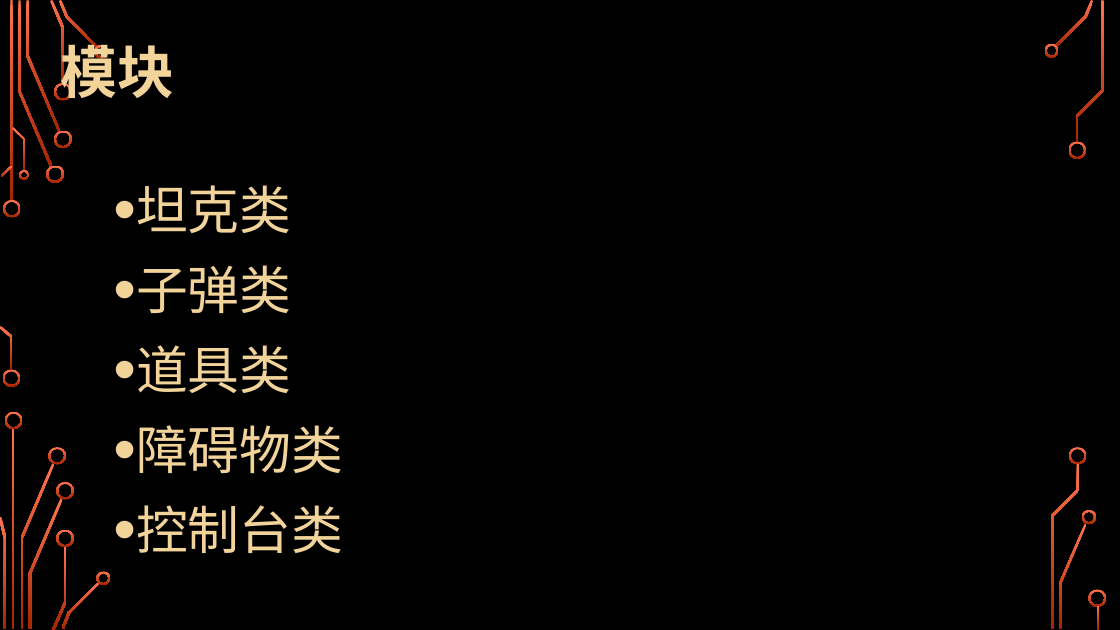
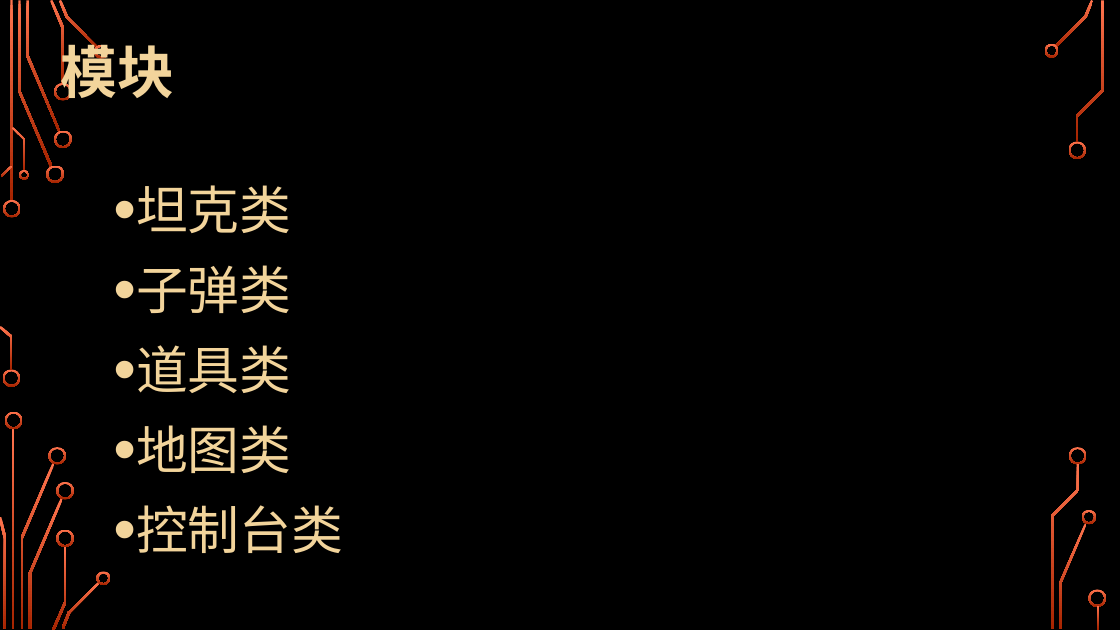
Before and after one commit to sweet-orange-team/Tankgame, a slide deck: slide 7 of resource/C++大作业/C++大作业-坦克大战.pptx. Drawn at 1120x630 pixels with LibreOffice and Linux fonts; fonts in the diff are those of the drawing; background and template pictures are left out. Boxes give left, top, right and bottom in pixels: in the first picture for what was removed or moved away, otherwise in the second. Text is boxed around its words. In the diff, an @@ line names an element or a change of style, - is before the commit and + after.

```diff
--- a/resource/C++大作业/C++大作业-坦克大战.pptx
+++ b/resource/C++大作业/C++大作业-坦克大战.pptx
@@ text at (x1=136, y1=425, x2=291, y2=473): text changed @@
-• 障碍物类
+• 地图类
```
Also in this commit, not shown: 5 other slides changed, 5 other files.
